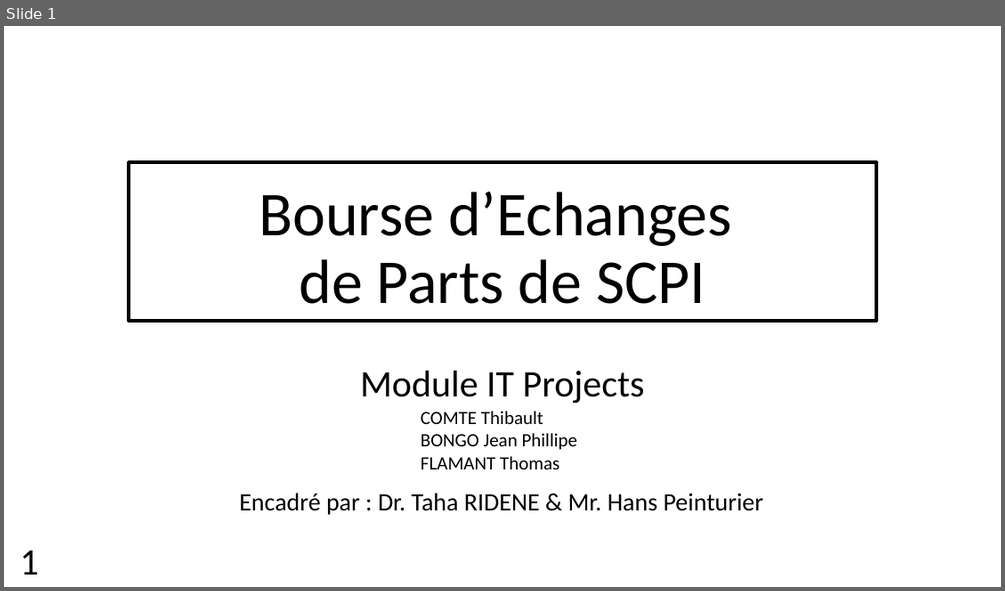
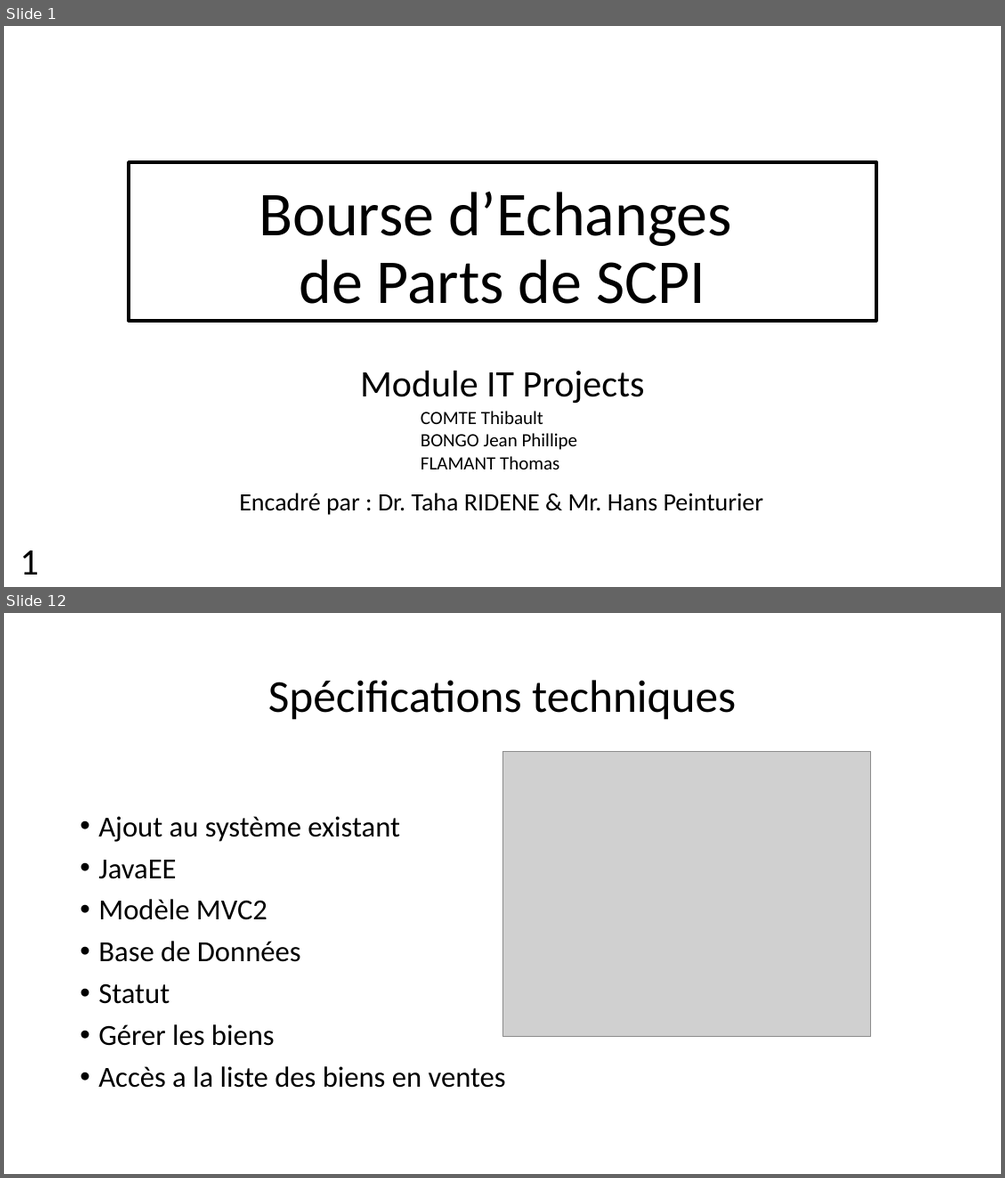
Before and after one commit to Thibaut-Comte/projetIT, a slide deck: PrésentationBourseEchangeSCPI.pptx. Shown one above the other, each under a label of ours: slide 1 before the commit, slides 1 and 12 after it; the slides between them are not shown. The pictures are 1005x591 and 1005x1178 pixels, drawn with LibreOffice and Linux fonts; fonts in the diff are those of the drawing; grey boxes stand for pictures. Boxes give left, top, right and bottom in pixels: in the first picture for what was removed or moved away, otherwise in the second. Text is boxed around its words. In the diff, an @@ line names an element or a change of style, - is before the commit and + after.

```diff
--- a/PrésentationBourseEchangeSCPI.pptx
+++ b/PrésentationBourseEchangeSCPI.pptx
@@ slide 12 added at box(4, 613, 1001, 1174), background #FFFFFF @@
@@ title added at box(268, 680, 736, 720), 44 pt, text #000000 @@
+Spécifications techniques
@@ picture added at box(502, 751, 872, 1037) @@
@@ text added at box(98, 816, 506, 1087), 28 pt, text #000000 @@
+• Ajout au système existant
+• JavaEE
+• Modèle MVC2
+• Base de Données
+• Statut
+• Gérer les biens
+• Accès a la liste des biens en ventes
```
Also in this commit, not shown: 4 slides changed, 14 other slides added, 2 slides removed, 4 other files.
